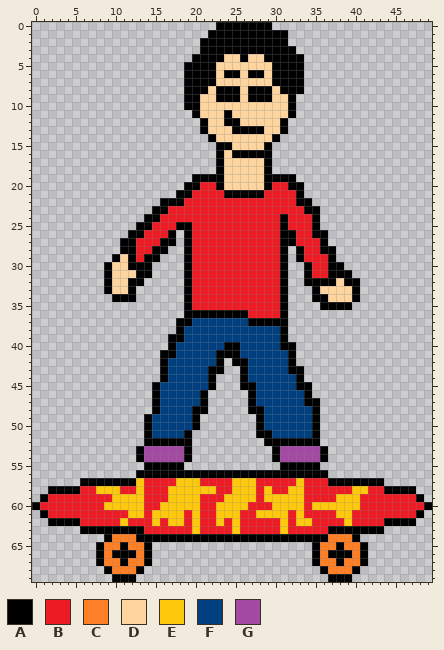
Sprite sheet -- Animations/Player/Default/000.png. This is how it looked before the edit.
The file is 50x70 pixels.
Palette (. is transparent): A #000000  B #ed1c24  C #ff7f27  D #ffd59f  E #ffc90e  F #004080  G #a349a4
Pixels before (only the part around the change), first column x 6:
 0 .................AAAAAAA........
 1 ................AAAAAAAAAA......
 2 ...............AAAAAAAAAAA......
 3 ...............AAAAAAAAAAAA.....
 4 ..............AAAADDADDAAAAA....
 5 .............AAAADDDDDDDAAAA....
 6 .............AAAADAADAADAAAA....
 7 .............AAAADDDDDDDAAAA....
 8 .............AAADAAADAAADAAA....
 9 .............AADDAAADAAADDA.....
10 .............AADDDDDDDDDDDA.....
11 ..............ADDDADDDDDDDA.....
12 ...............ADDAADDDDDA......
13 ...............ADDDAAAADDA......
14 ................ADDDDDDDA.......
15 .................AADDDDA........
16 .................ADAAAAA........
The same view after the edit:
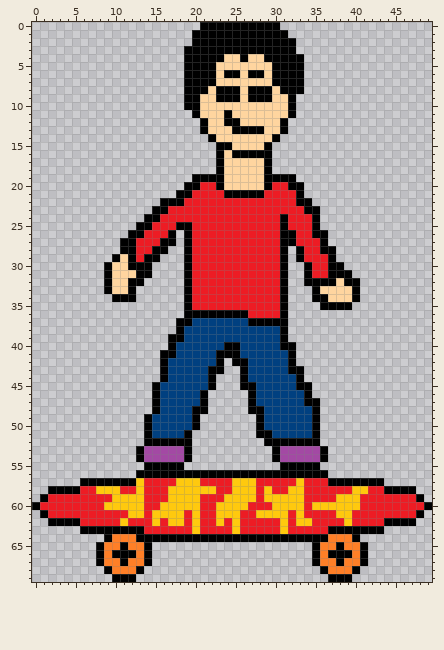
From old to new:
Changed rows in their new state; - is an unchanged pixel.
first column x 19:
 0 --AA-------A--
 1 -AA-----------
 2 -A-----------A
 3 AA------------
 4 A-------------
Changed places in both pictures, as pixel boxes (x1, y1, x2, y2):
added: (184, 22, 216, 62)
added: (272, 22, 296, 46)
